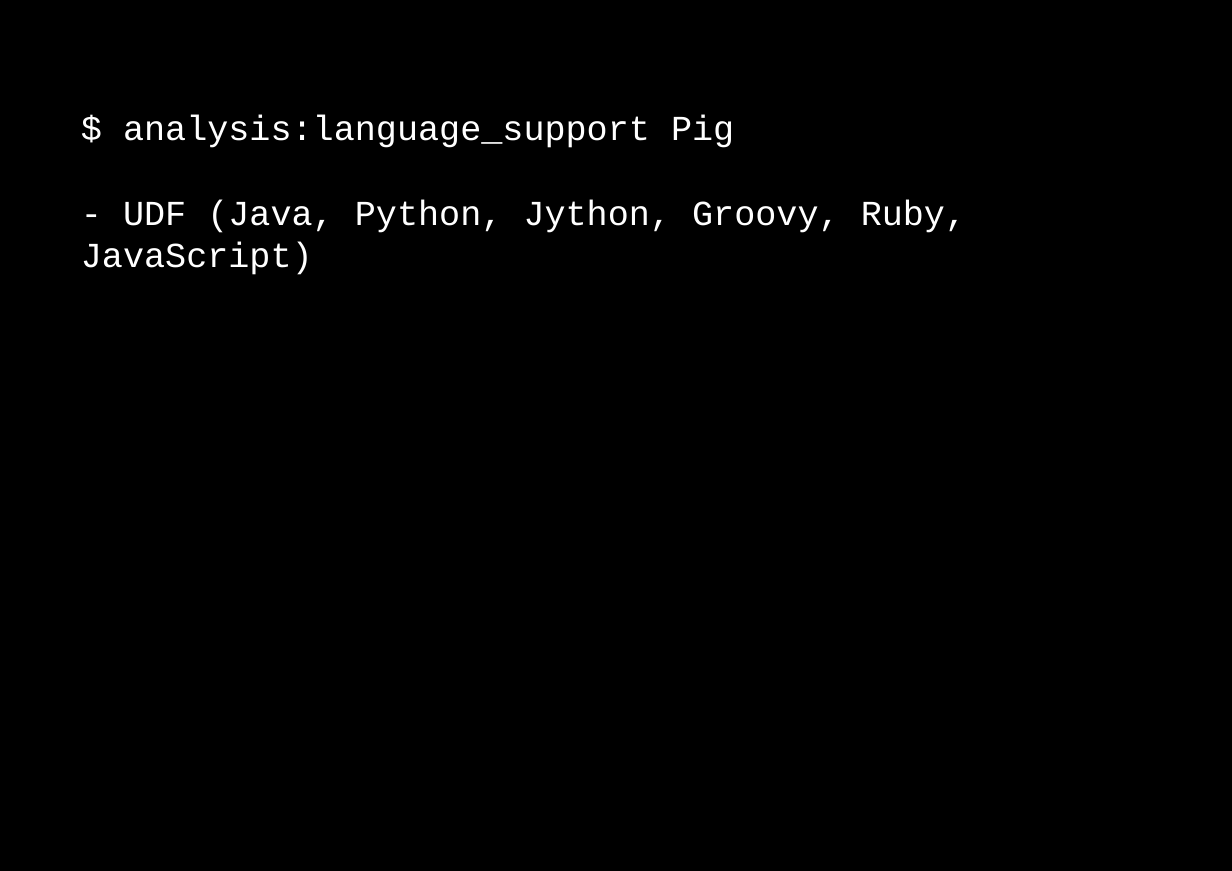
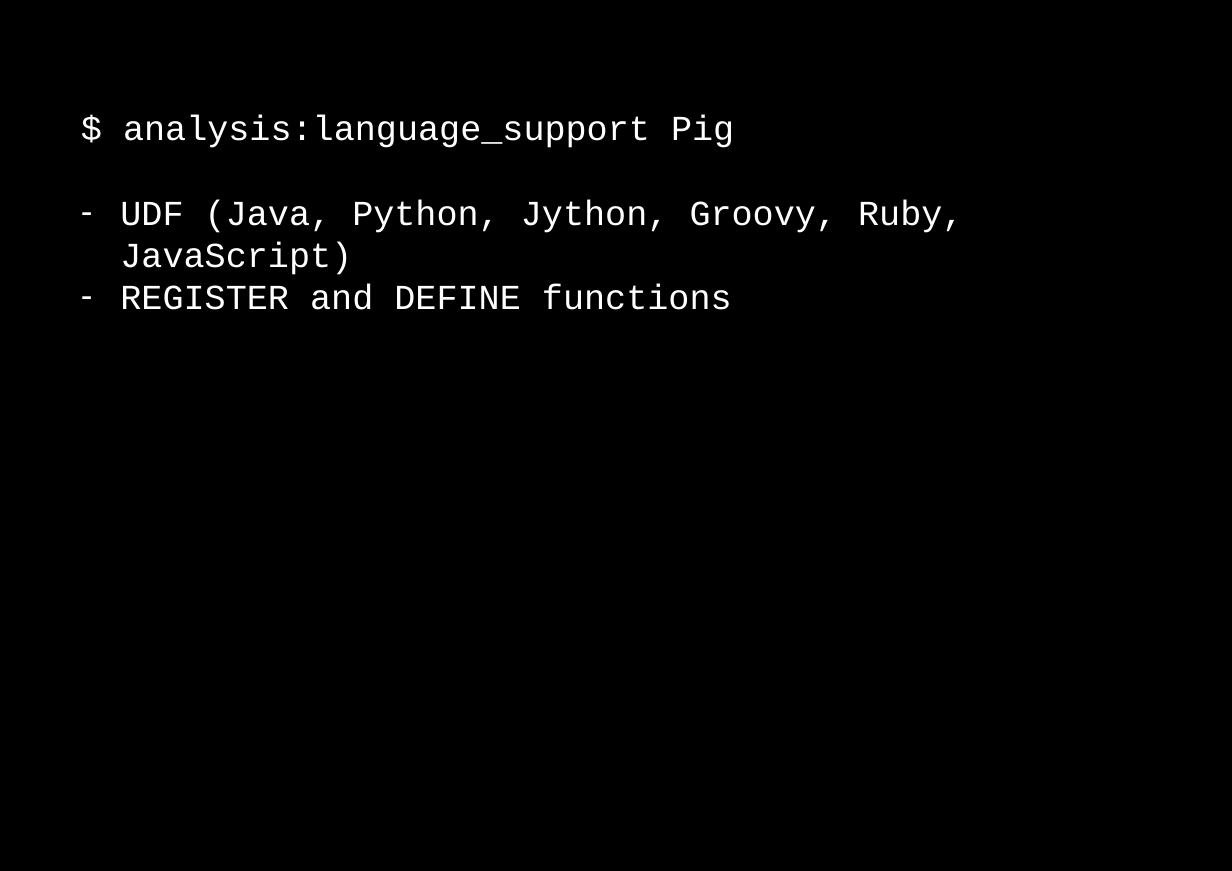
Before and after one commit to dzamurovic/coding-serbia-2014, a slide deck: slide 49 of coding-serbia.pptx (slide 48 before the commit). Drawn at 1232x871 pixels with LibreOffice and Linux fonts; fonts in the diff are those of the drawing. Boxes give left, top, right and bottom in pixels: in the first picture for what was removed or moved away, otherwise in the second. Text is boxed around its words. In the diff, an @@ line names an element or a change of style, - is before the commit and + after.

```diff
--- a/coding-serbia.pptx
+++ b/coding-serbia.pptx
@@ rectangle "$ analysis:language_support Pig": place and size @@
-rectangle "$ analysis:language_support Pig" at <box>60,96,1180,245</box>
+rectangle "$ analysis:language_support Pig" at <box>60,96,1180,287</box>
@@ text in rectangle at <box>120,200,963,310</box>: text changed @@
-- UDF (Java, Python, Jython, Groovy, Ruby, JavaScript)
+– UDF (Java, Python, Jython, Groovy, Ruby, JavaScript)
+– REGISTER and DEFINE functions
```
Also in this commit, not shown: 4 other slides changed, 1 slide added.
